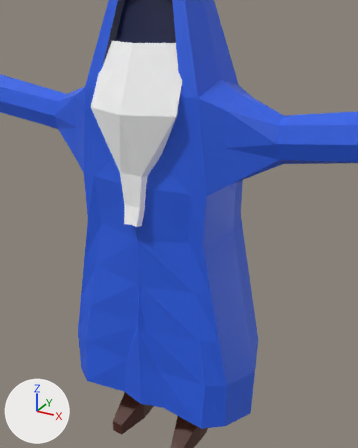
Before and after pictures for a commit that changed the Blender file assets/assets.blend.
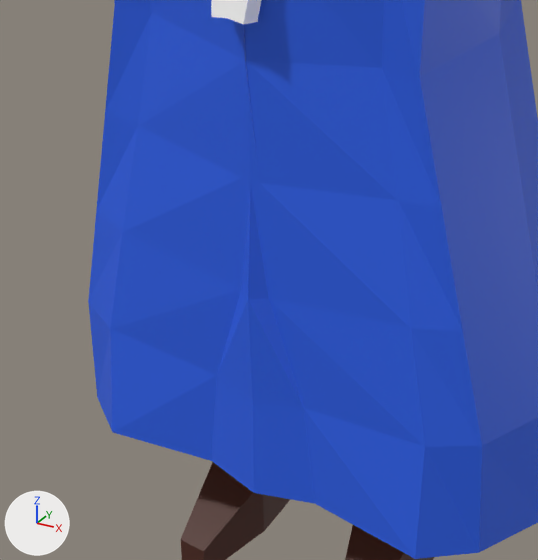
There are two pictures of each version: one from a 50 mm lens placed at (1.273, -2.154, 1.121), pointed at (0.304, -0.392, 0.24), one close up on the part from 12% to 69% of the width and 49% to 96% of the height. Every picture has the same lights, and +X, +Y and +Z are marked at lower left. The last two pictures show the newer version.

Objects in the first close-up: 'Wizzard 4'.
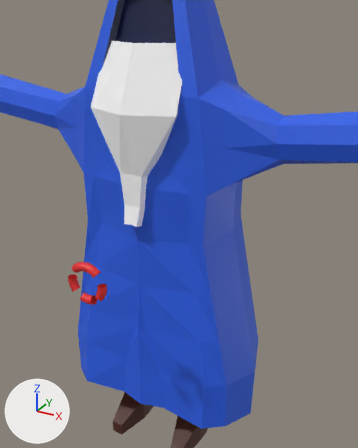
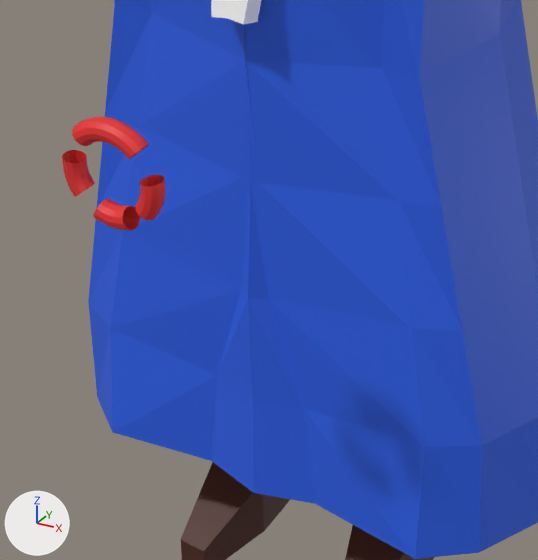
The change in detail:
Material 'Shooting' (mat_shooting) is new.
Its base color is (0.8, 0.0282, 0.0282) (red #e72f2f).
Mesh me_torus is new.
It has 408 vertices, 360 faces and spans x -1.25..1.25, y -1.25..1.25, z -0.25..0.25.
It uses material mat_shooting (red #e72f2f).
Object 'Wizard Shooting Effect 1' (ob_wizard_shooting_effect_1) is new; it shows me_torus.
Its location is (0.0, -0.679, 0.0).
Its rotation in degrees is (90, 0, 0).
Its scale is (0.0822, 0.0822, 0.0822).

What differs and where, as boxes [x1, y1, x2, y2] in the close-ups (538 x 560 px):
'Wizard Shooting Effect 1', added (red): after [62, 117, 166, 230]
